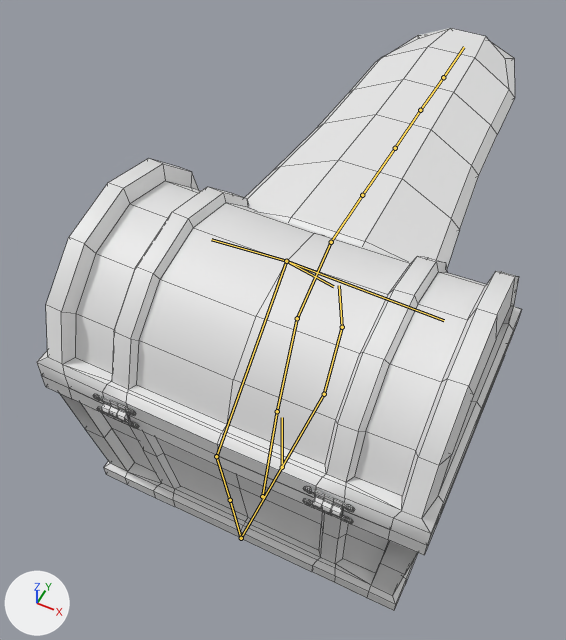
The FBX model Assets/Models/Mimic/Mimic.fbx: old version first, new version second.
Both versions are drawn from a camera (50 mm lens) standing at (0.54, -1.097, 1.97) and looking at (-0.128, 0.239, 0.3). The lights are fixed; the arrows at lower left show +X, +Y and +Z. The first picture is the older version. Both versions are drawn at frame 2 of the action 'Armature.003|MimicIdle'; the numbers are the values there. The bones that change, and the others that lie on the model, are drawn over the model as lines. Mesh edges are drawn as thin lines.

Names of what the first picture shows: 'ChestBottom.002', 'Cube.007'.
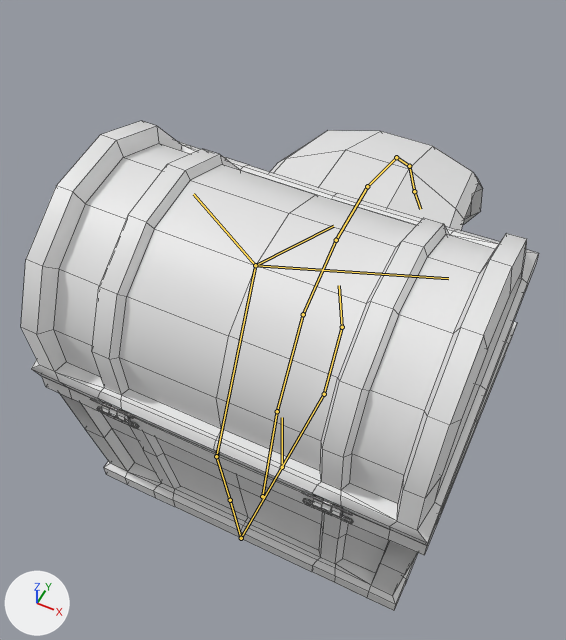
Boxes [x1, y1, x2, y2] around the edits, measured in the pictures (566 x 640 px):
'ChestBottom.002', posed (7% wider, 8% taller): before [37, 158, 522, 611]; after [21, 121, 539, 611]
'Cube.007', posed: before [245, 28, 515, 268]; after [270, 130, 483, 230]
bone 'Bone.001', root to tip: before (277, 411) to (297, 318); after (277, 411) to (303, 314)
bone 'Bone.002', root to tip: before (297, 318) to (331, 242); after (303, 314) to (336, 240)
bone 'Bone.003', root to tip: before (331, 242) to (362, 195); after (336, 240) to (367, 186)
bone 'Bone.004', root to tip: before (362, 195) to (395, 148); after (367, 186) to (396, 157)
bone 'Bone.005', root to tip: before (395, 148) to (420, 110); after (396, 157) to (409, 166)
bone 'Bone.006', root to tip: before (420, 110) to (443, 77); after (409, 166) to (414, 191)
bone 'Bone.007', root to tip: before (443, 77) to (464, 47); after (414, 191) to (420, 209)
bone 'Bone.001', root to tip: before (216, 456) to (286, 261); after (216, 456) to (255, 265)

The edits, one by one:
Bone 'Bone.001' (bone_bone_001) turns from (0, 0, 0) to (-8, 0, 0) degrees about its own x, y and z.
Bone 'Bone.002' (bone_bone_002) turns from (0, 0, 0) to (7, 0, 0) degrees about its own x, y and z.
Bone 'Bone.003' (bone_bone_003) turns from (0, 0, 0) to (8, 0, 0) degrees about its own x, y and z.
Bone 'Bone.004' (bone_bone_004) turns from (0, 0, 0) to (-21, 0, 0) degrees about its own x, y and z.
Bone 'Bone.005' (bone_bone_005) turns from (0, 0, 0) to (-28, 0, 0) degrees about its own x, y and z.
Bone 'Bone.006' (bone_bone_006) turns from (0, 0, 0) to (-16, 0, 0) degrees about its own x, y and z.
Bone 'Bone.007' (bone_bone_007) turns from (0, 0, 0) to (3, 0, 0) degrees about its own x, y and z.
Bone 'Bone.001' (bone_bone_001_) turns from (0, 0, 0) to (22, 0, 0) degrees about its own x, y and z.
